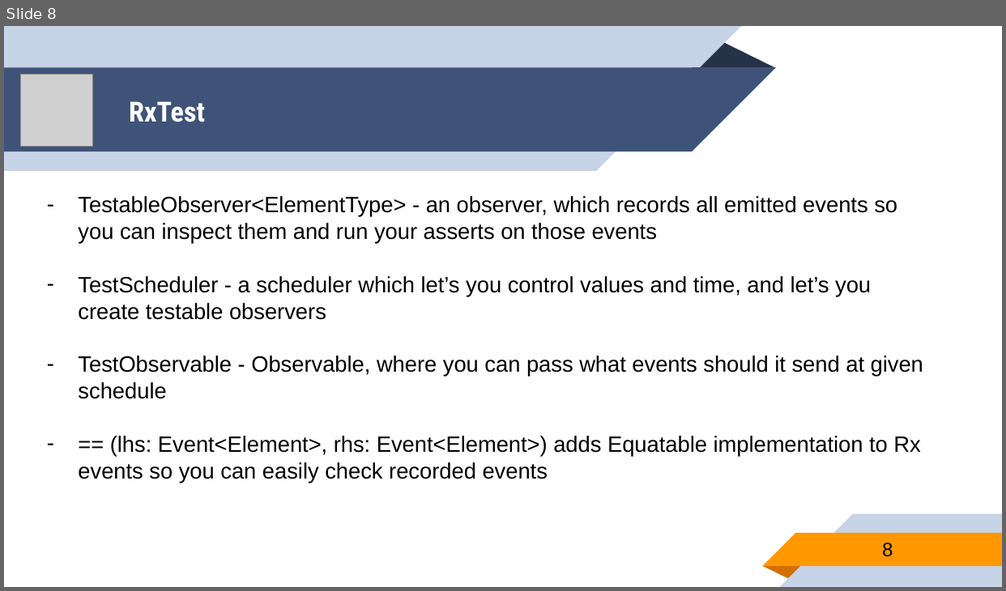
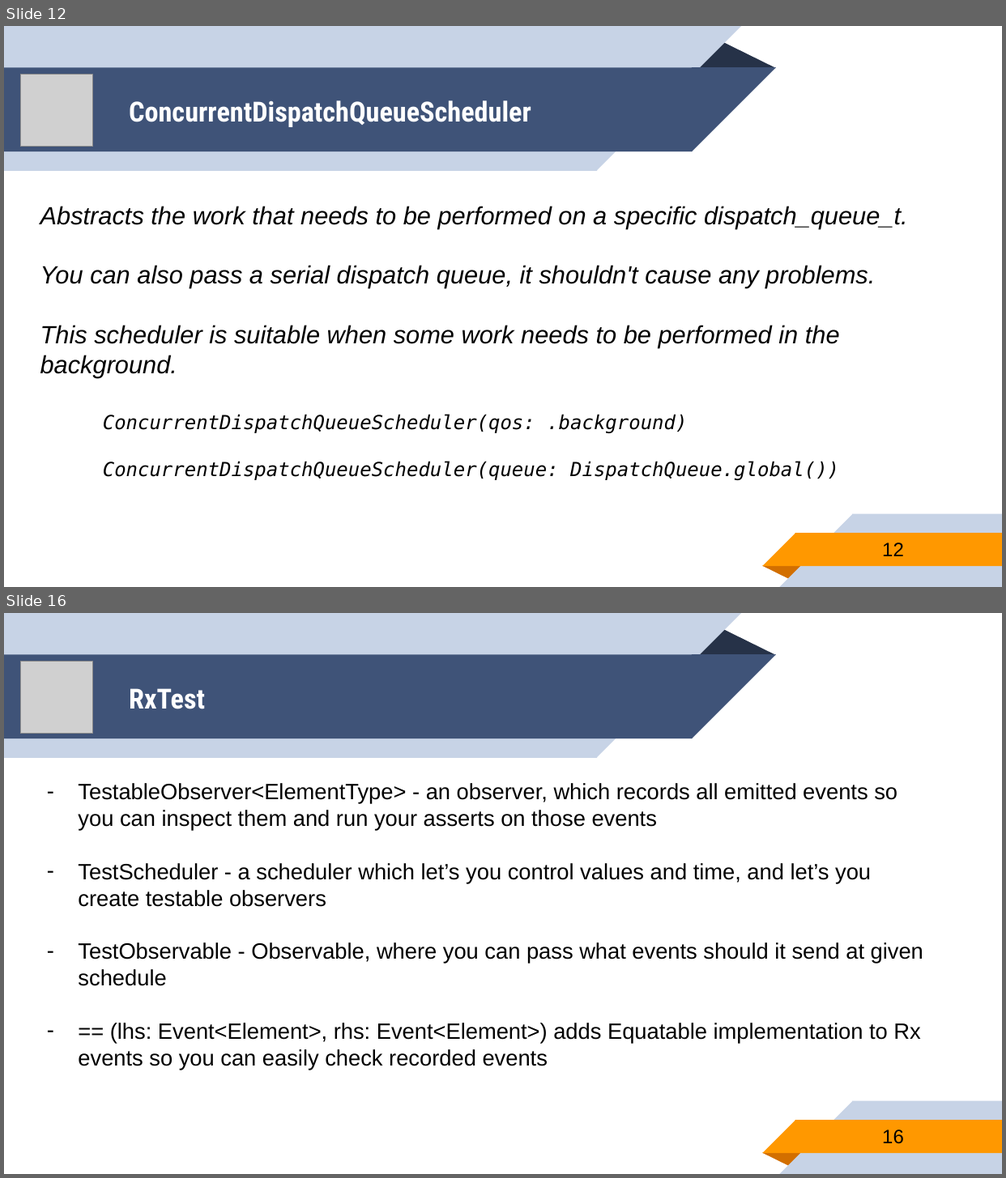
Before and after one commit to younghwankim/RxSwiftClass, a slide deck: AdvancedRxSwift/day5/AdvancedRxSwift5.pptx. Shown one above the other, each under a label of ours: slide 8 before the commit, slides 12 and 16 after it; the slides between them are not shown. The pictures are 1006x591 and 1006x1178 pixels, drawn with LibreOffice and Linux fonts; fonts in the diff are those of the drawing; grey boxes stand for pictures. Boxes give left, top, right and bottom in pixels: in the first picture for what was removed or moved away, otherwise in the second. Text is boxed around its words. In the diff, an @@ line names an element or a change of style, - is before the commit and + after.

```diff
--- a/AdvancedRxSwift/day5/AdvancedRxSwift5.pptx
+++ b/AdvancedRxSwift/day5/AdvancedRxSwift5.pptx
@@ slide 12 added at <box>4,26,1002,587</box>, background #FFFFFF; not listed: 10 template elements that a slide beside it also shows @@
@@ picture added at <box>21,74,94,147</box> @@
@@ title added at <box>129,101,531,127</box>, 20 pt, text #FFFFFF, bold @@
+ConcurrentDispatchQueueScheduler
@@ text added at <box>40,206,908,378</box>, 18 pt, text #000000, italic @@
+Abstracts the work that needs to be performed on a specific dispatch_queue_t.
+You can also pass a serial dispatch queue, it shouldn't cause any problems.
+This scheduler is suitable when some work needs to be performed in the background.
@@ text added at <box>103,414,839,480</box>, 14 pt, text #000000, italic @@
+ConcurrentDispatchQueueScheduler(qos: .background)
+ConcurrentDispatchQueueScheduler(queue: DispatchQueue.global())
@@ page number added at <box>882,543,904,557</box>, 14 pt, text #000000 @@
+12
@@ what was slide 8 is now slide 16 @@
@@ page number at <box>882,1130,904,1144</box>: text changed @@
-8
+16
```
Also in this commit, not shown: 7 other slides added, 1 other file.
